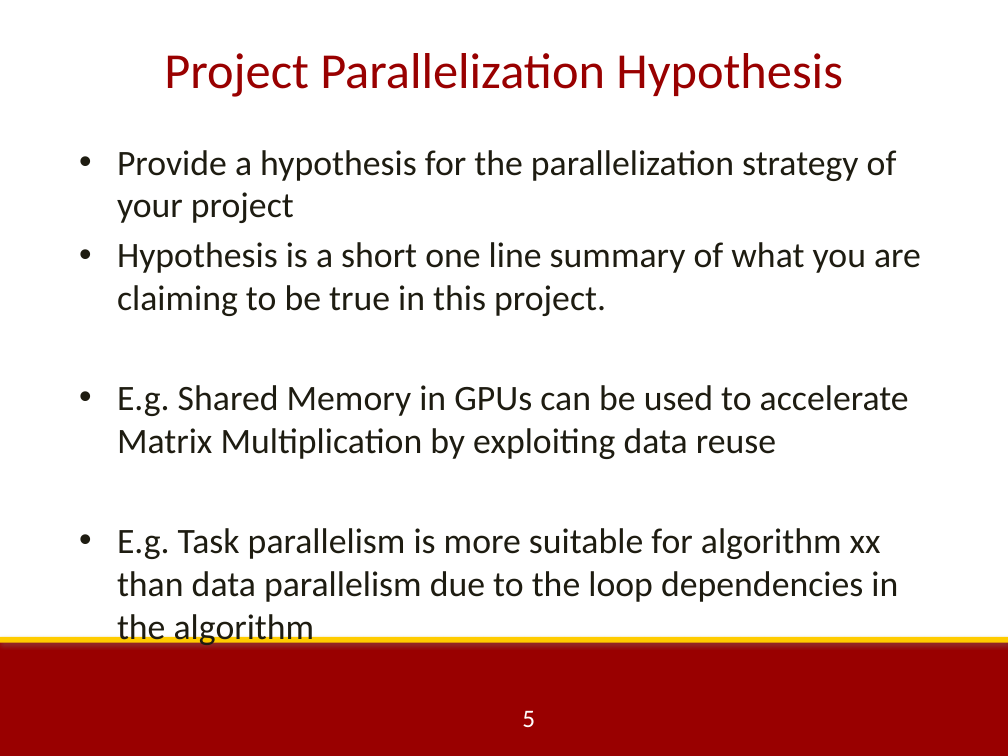
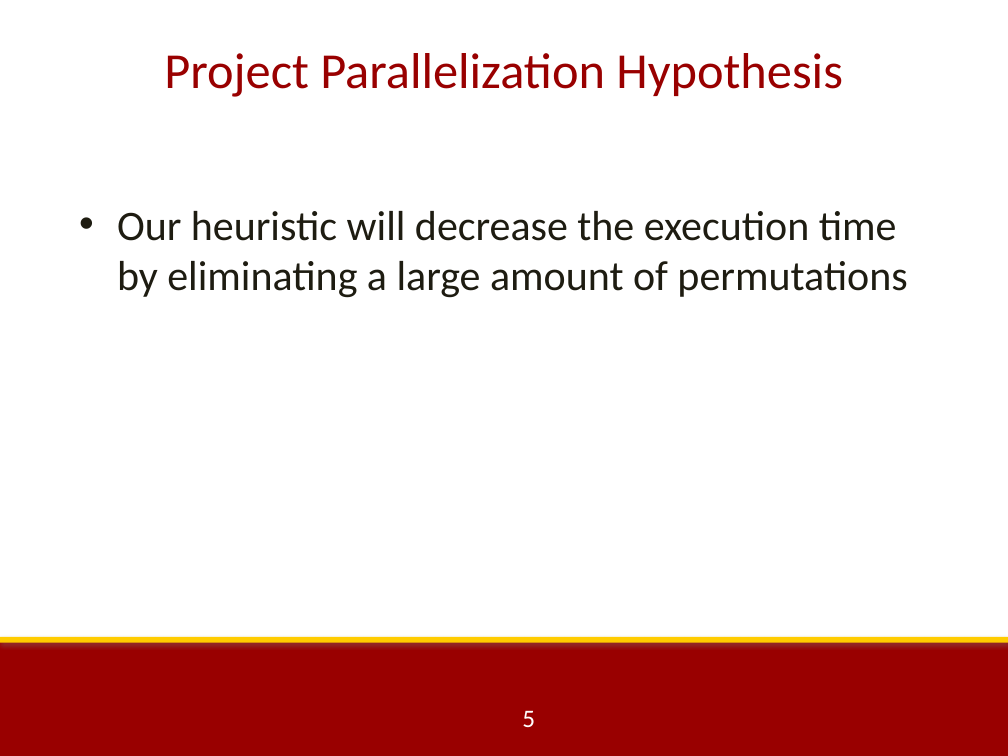
Before and after one commit to kevinw0123/24game, a slide deck: slide 5 of EE 451 Project Presentation Template(1).pptx. Drawn at 1008x756 pixels with LibreOffice and Linux fonts; fonts in the diff are those of the drawing; background and template pictures are left out. Boxes give left, top, right and bottom in pixels: in the first picture for what was removed or moved away, otherwise in the second. Text is boxed around its words. In the diff, an @@ line names an element or a change of style, - is before the commit and + after.

Commit message:
added pthreads without heuristic, edited presentation

```diff
--- a/EE 451 Project Presentation Template(1).pptx
+++ b/EE 451 Project Presentation Template(1).pptx
@@ text at bbox=[117, 211, 907, 298]: text changed; size 25.5 to 30 pt @@
-• Provide a hypothesis for the parallelization strategy of your project
-• Hypothesis is a short one line summary of what you are claiming to be true in this project.
-• E.g. Shared Memory in GPUs can be used to accelerate Matrix Multiplication by exploiting data reuse
-• E.g. Task parallelism is more suitable for algorithm xx than data parallelism due to the loop dependencies in the algorithm
+• Our heuristic will decrease the execution time by eliminating a large amount of permutations
```
Also in this commit, not shown: 6 other slides changed, 2 other files.
